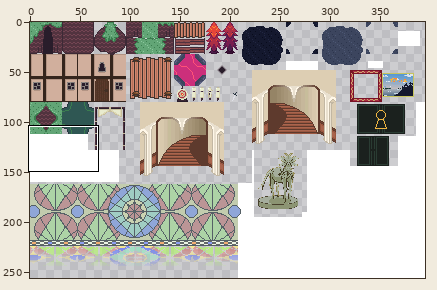
File history of a sprite sheet, Assets/Graphics/Tilesets/misc.png. The first picture is a wide view before the edit; the outline marks the close-up.
Close-up. First the earlier version:
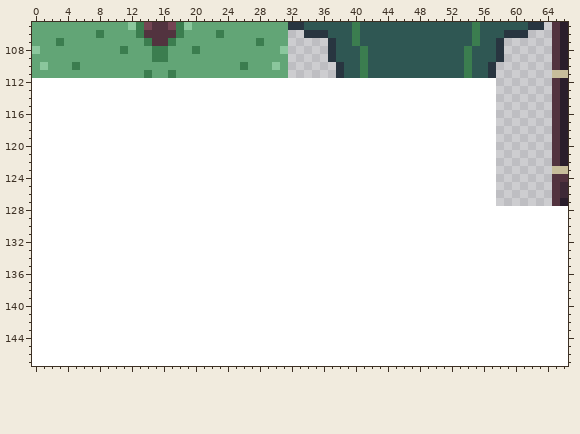
The file is 395x256 pixels. Pixels under 10% opacity are left out. Colours within 5 levels of each other are drawn and written as one. Shown: x 0..66, y 105..147.
After the commit:
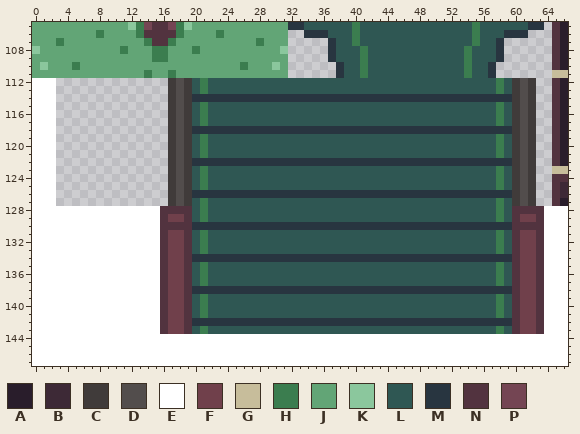
Palette (. is transparent): A #291d2b  B #3d2936  C #403b3a  D #524d4c  E #ffffff  F #70404b  G #c7bd9b  H #3b7d4f  J #62a576  K #8bc79d  L #2f5753  M #283540  N #52333f  P #744553
Difference:
@@ x 0..66 @@
 111 JJJJJJJJJJJJJJHJJHJJJJJJJJJJJJJJ......MLLHLLLLLLLLLLLLHLLM.......GG
-112 EEEEEEEEEEEEEEEEEEEEEEEEEEEEEEEEEEEEEEEEEEEEEEEEEEEEEEEEEE.......NA
-113 EEEEEEEEEEEEEEEEEEEEEEEEEEEEEEEEEEEEEEEEEEEEEEEEEEEEEEEEEE.......NA
-114 EEEEEEEEEEEEEEEEEEEEEEEEEEEEEEEEEEEEEEEEEEEEEEEEEEEEEEEEEE.......NA
-115 EEEEEEEEEEEEEEEEEEEEEEEEEEEEEEEEEEEEEEEEEEEEEEEEEEEEEEEEEE.......NA
-116 EEEEEEEEEEEEEEEEEEEEEEEEEEEEEEEEEEEEEEEEEEEEEEEEEEEEEEEEEE.......NA
-117 EEEEEEEEEEEEEEEEEEEEEEEEEEEEEEEEEEEEEEEEEEEEEEEEEEEEEEEEEE.......NA
-118 EEEEEEEEEEEEEEEEEEEEEEEEEEEEEEEEEEEEEEEEEEEEEEEEEEEEEEEEEE.......NA
-119 EEEEEEEEEEEEEEEEEEEEEEEEEEEEEEEEEEEEEEEEEEEEEEEEEEEEEEEEEE.......NA
-120 EEEEEEEEEEEEEEEEEEEEEEEEEEEEEEEEEEEEEEEEEEEEEEEEEEEEEEEEEE.......NA
-121 EEEEEEEEEEEEEEEEEEEEEEEEEEEEEEEEEEEEEEEEEEEEEEEEEEEEEEEEEE.......NA
-122 EEEEEEEEEEEEEEEEEEEEEEEEEEEEEEEEEEEEEEEEEEEEEEEEEEEEEEEEEE.......NA
-123 EEEEEEEEEEEEEEEEEEEEEEEEEEEEEEEEEEEEEEEEEEEEEEEEEEEEEEEEEE.......GG
-124 EEEEEEEEEEEEEEEEEEEEEEEEEEEEEEEEEEEEEEEEEEEEEEEEEEEEEEEEEE.......NN
-125 EEEEEEEEEEEEEEEEEEEEEEEEEEEEEEEEEEEEEEEEEEEEEEEEEEEEEEEEEE.......NB
-126 EEEEEEEEEEEEEEEEEEEEEEEEEEEEEEEEEEEEEEEEEEEEEEEEEEEEEEEEEE.......NB
-127 EEEEEEEEEEEEEEEEEEEEEEEEEEEEEEEEEEEEEEEEEEEEEEEEEEEEEEEEEE.......NA
-128 EEEEEEEEEEEEEEEEEEEEEEEEEEEEEEEEEEEEEEEEEEEEEEEEEEEEEEEEEEEEEEEEEEE
-129 EEEEEEEEEEEEEEEEEEEEEEEEEEEEEEEEEEEEEEEEEEEEEEEEEEEEEEEEEEEEEEEEEEE
-130 EEEEEEEEEEEEEEEEEEEEEEEEEEEEEEEEEEEEEEEEEEEEEEEEEEEEEEEEEEEEEEEEEEE
-131 EEEEEEEEEEEEEEEEEEEEEEEEEEEEEEEEEEEEEEEEEEEEEEEEEEEEEEEEEEEEEEEEEEE
-132 EEEEEEEEEEEEEEEEEEEEEEEEEEEEEEEEEEEEEEEEEEEEEEEEEEEEEEEEEEEEEEEEEEE
-133 EEEEEEEEEEEEEEEEEEEEEEEEEEEEEEEEEEEEEEEEEEEEEEEEEEEEEEEEEEEEEEEEEEE
-134 EEEEEEEEEEEEEEEEEEEEEEEEEEEEEEEEEEEEEEEEEEEEEEEEEEEEEEEEEEEEEEEEEEE
-135 EEEEEEEEEEEEEEEEEEEEEEEEEEEEEEEEEEEEEEEEEEEEEEEEEEEEEEEEEEEEEEEEEEE
-136 EEEEEEEEEEEEEEEEEEEEEEEEEEEEEEEEEEEEEEEEEEEEEEEEEEEEEEEEEEEEEEEEEEE
-137 EEEEEEEEEEEEEEEEEEEEEEEEEEEEEEEEEEEEEEEEEEEEEEEEEEEEEEEEEEEEEEEEEEE
-138 EEEEEEEEEEEEEEEEEEEEEEEEEEEEEEEEEEEEEEEEEEEEEEEEEEEEEEEEEEEEEEEEEEE
-139 EEEEEEEEEEEEEEEEEEEEEEEEEEEEEEEEEEEEEEEEEEEEEEEEEEEEEEEEEEEEEEEEEEE
-140 EEEEEEEEEEEEEEEEEEEEEEEEEEEEEEEEEEEEEEEEEEEEEEEEEEEEEEEEEEEEEEEEEEE
-141 EEEEEEEEEEEEEEEEEEEEEEEEEEEEEEEEEEEEEEEEEEEEEEEEEEEEEEEEEEEEEEEEEEE
-142 EEEEEEEEEEEEEEEEEEEEEEEEEEEEEEEEEEEEEEEEEEEEEEEEEEEEEEEEEEEEEEEEEEE
-143 EEEEEEEEEEEEEEEEEEEEEEEEEEEEEEEEEEEEEEEEEEEEEEEEEEEEEEEEEEEEEEEEEEE
+112 EEE..............CDCLHLLLLLLLLLLLLLLLLLLLLLLLLLLLLLLLLLLLLHLCDC..NA
+113 EEE..............CDCLHLLLLLLLLLLLLLLLLLLLLLLLLLLLLLLLLLLLLHLCDC..NA
+114 EEE..............CDCMMMMMMMMMMMMMMMMMMMMMMMMMMMMMMMMMMMMMMMMCDC..NA
+115 EEE..............CDCLHLLLLLLLLLLLLLLLLLLLLLLLLLLLLLLLLLLLLHLCDC..NA
+116 EEE..............CDCLHLLLLLLLLLLLLLLLLLLLLLLLLLLLLLLLLLLLLHLCDC..NA
+117 EEE..............CDCLHLLLLLLLLLLLLLLLLLLLLLLLLLLLLLLLLLLLLHLCDC..NA
+118 EEE..............CDCMMMMMMMMMMMMMMMMMMMMMMMMMMMMMMMMMMMMMMMMCDC..NA
+119 EEE..............CDCLHLLLLLLLLLLLLLLLLLLLLLLLLLLLLLLLLLLLLHLCDC..NA
+120 EEE..............CDCLHLLLLLLLLLLLLLLLLLLLLLLLLLLLLLLLLLLLLHLCDC..NA
+121 EEE..............CDCLHLLLLLLLLLLLLLLLLLLLLLLLLLLLLLLLLLLLLHLCDC..NA
+122 EEE..............CDCMMMMMMMMMMMMMMMMMMMMMMMMMMMMMMMMMMMMMMMMCDC..NA
+123 EEE..............CDCLHLLLLLLLLLLLLLLLLLLLLLLLLLLLLLLLLLLLLHLCDC..GG
+124 EEE..............CDCLHLLLLLLLLLLLLLLLLLLLLLLLLLLLLLLLLLLLLHLCDC..NN
+125 EEE..............CDCLHLLLLLLLLLLLLLLLLLLLLLLLLLLLLLLLLLLLLHLCDC..NB
+126 EEE..............CDCMMMMMMMMMMMMMMMMMMMMMMMMMMMMMMMMMMMMMMMMCDC..NB
+127 EEE..............CDCLHLLLLLLLLLLLLLLLLLLLLLLLLLLLLLLLLLLLLHLCDC..NA
+128 EEEEEEEEEEEEEEEENNNNLHLLLLLLLLLLLLLLLLLLLLLLLLLLLLLLLLLLLLHLNNNNEEE
+129 EEEEEEEEEEEEEEEENFFNLHLLLLLLLLLLLLLLLLLLLLLLLLLLLLLLLLLLLLHLNFFNEEE
+130 EEEEEEEEEEEEEEEENNNNMMMMMMMMMMMMMMMMMMMMMMMMMMMMMMMMMMMMMMMMNNNNEEE
+131 EEEEEEEEEEEEEEEENFFNLHLLLLLLLLLLLLLLLLLLLLLLLLLLLLLLLLLLLLHLNFFNEEE
+132 EEEEEEEEEEEEEEEENFFNLHLLLLLLLLLLLLLLLLLLLLLLLLLLLLLLLLLLLLHLNFFNEEE
+133 EEEEEEEEEEEEEEEENFFNLHLLLLLLLLLLLLLLLLLLLLLLLLLLLLLLLLLLLLHLNFFNEEE
+134 EEEEEEEEEEEEEEEENFFNMMMMMMMMMMMMMMMMMMMMMMMMMMMMMMMMMMMMMMMMNFFNEEE
+135 EEEEEEEEEEEEEEEENFFNLHLLLLLLLLLLLLLLLLLLLLLLLLLLLLLLLLLLLLHLNFFNEEE
+136 EEEEEEEEEEEEEEEENFFNLHLLLLLLLLLLLLLLLLLLLLLLLLLLLLLLLLLLLLHLNFFNEEE
+137 EEEEEEEEEEEEEEEENFFNLHLLLLLLLLLLLLLLLLLLLLLLLLLLLLLLLLLLLLHLNFFNEEE
+138 EEEEEEEEEEEEEEEENFFNMMMMMMMMMMMMMMMMMMMMMMMMMMMMMMMMMMMMMMMMNFFNEEE
+139 EEEEEEEEEEEEEEEENFFNLHLLLLLLLLLLLLLLLLLLLLLLLLLLLLLLLLLLLLHLNFFNEEE
+140 EEEEEEEEEEEEEEEENFFNLHLLLLLLLLLLLLLLLLLLLLLLLLLLLLLLLLLLLLHLNFFNEEE
+141 EEEEEEEEEEEEEEEENFFNLHLLLLLLLLLLLLLLLLLLLLLLLLLLLLLLLLLLLLHLNFFNEEE
+142 EEEEEEEEEEEEEEEENFFNMMMMMMMMMMMMMMMMMMMMMMMMMMMMMMMMMMMMMMMMNFFNEEE
+143 EEEEEEEEEEEEEEEENFFNLHLLLLLLLLLLLLLLLLLLLLLLLLLLLLLLLLLLLLHLNFFNEEE
 144 EEEEEEEEEEEEEEEEEEEEEEEEEEEEEEEEEEEEEEEEEEEEEEEEEEEEEEEEEEEEEEEEEEE
